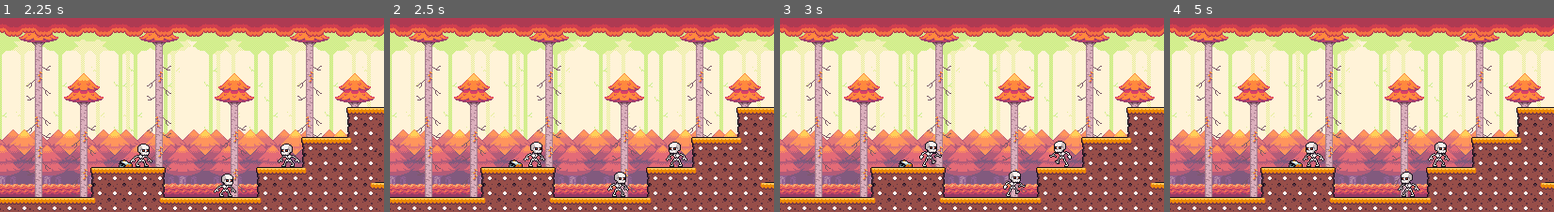
Above: before the commit, frames 1-4 (left to right).
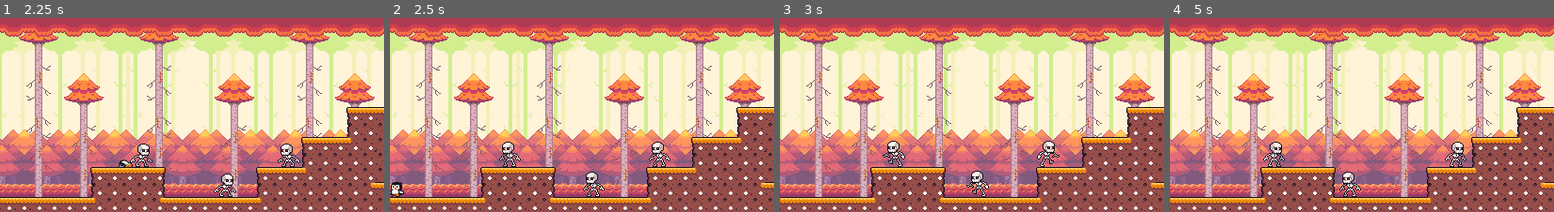
Above: after the commit, the same moments.

Repository: glVerdi/plataforma-2d
Game: Godot game, scene res://scene/forest.tscn
The game is run twice, just before and just after one commit, with the same random seed, the same clock (stepped at 60 frames per second) and the same inputs.
Inputs:
- Up to frame 1 (2.25 s): hold S (duck) 0.53-1.28 s; hold D (right) 0.53-2.03 s; tap W (jump) at 0.77, 1.52 s; tap S (duck) at 1.35 s; hold A (left) from 2.03 s (still down); hold S (duck) from 2.03 s (still down)
- Up to frame 2 (2.5 s): keep holding A (left); keep holding S (duck)
- Up to frame 3 (3 s): release A (left) at 2.78 s; release S (duck) at 2.78 s; hold D (right) from 2.78 s (still down); tap S (duck) at 2.85 s
- Up to frame 4 (5 s): tap W (jump) at 3.02, 3.77, 4.52 s; hold S (duck) 3.53-4.28 s; release D (right) at 4.28 s; hold A (left) from 4.28 s (still down); tap S (duck) at 4.35 s

Frame 1 is identical in both runs. In frame 2, 2.4% of the frame differs, in the area x 0-78%, y 63-93%; in frame 3, 2.1%; in frame 4, 2.3%.

Commit message:
Reload da Cena e Ajustes Importantes Antes do Ataque do Inimigo

Diff:
--- a/entities/player.tscn
+++ b/entities/player.tscn
@@ -183,15 +183,19 @@
 [node name="AnimatedSprite2D" type="AnimatedSprite2D" parent="." unique_id=182576396]
 z_index = 1
 sprite_frames = SubResource("SpriteFrames_i623q")
-animation = &"dead"
-frame = 1
-frame_progress = 1.0
+animation = &"idle"
 
 [node name="Hitbox" type="Area2D" parent="." unique_id=1279633057]
+collision_layer = 2
+collision_mask = 4
 
 [node name="CollisionShape2D" type="CollisionShape2D" parent="Hitbox" unique_id=1905118694]
 position = Vector2(0, 0.5)
 shape = SubResource("RectangleShape2D_6nm46")
 debug_color = Color(0.9649072, 4.813075e-07, 0.4928264, 0.41960785)
 
+[node name="ReloadTimer" type="Timer" parent="." unique_id=1787670220]
+one_shot = true
+
 [connection signal="area_entered" from="Hitbox" to="." method="_on_hitbox_area_entered"]
+[connection signal="timeout" from="ReloadTimer" to="." method="_on_reload_timer_timeout"]
--- a/entities/skeleton.tscn
+++ b/entities/skeleton.tscn
@@ -128,6 +128,8 @@
 shape = SubResource("CapsuleShape2D_fpmxe")
 
 [node name="Hitbox" type="Area2D" parent="." unique_id=1679224243]
+collision_layer = 4
+collision_mask = 2
 
 [node name="CollisionShape2D" type="CollisionShape2D" parent="Hitbox" unique_id=1986310031]
 position = Vector2(2, 3)
--- a/scene/forest.tscn
+++ b/scene/forest.tscn
@@ -140,26 +140,20 @@
 region_enabled = true
 region_rect = Rect2(0, 0, 576, 208)
 
-[node name="Tiles" type="Node" parent="." unique_id=1915347320]
+[node name="TileMaps" type="Node" parent="." unique_id=1915347320]
 
-[node name="Terrain" type="TileMapLayer" parent="Tiles" unique_id=367131889]
+[node name="Terrain" type="TileMapLayer" parent="TileMaps" unique_id=367131889]
 tile_map_data = PackedByteArray("AAAAAAwAAQACAAMAAAABAAwAAQACAAMAAAACAAwAAQACAAMAAAADAAwAAQACAAMAAAAEAAwAAQACAAMAAAAFAA …(1968 unchanged characters)…
 tile_set = ExtResource("2_2xpkg")
 
-[node name="FakeTerrain" type="TileMapLayer" parent="Tiles" unique_id=1847325169]
+[node name="FakeTerrain" type="TileMapLayer" parent="TileMaps" unique_id=1847325169]
 z_index = 2
 tile_map_data = PackedByteArray("AAAdAAkAAAAFAAIAAAAdAAoAAAAFAAIAAAAZAAkAAAAEAAQAAAAaAAkAAAAEAAQAAAAbAAkAAAAEAAQAAAAcAAkAAAAEAAQAAAAcAAoAAAAEAAQAAAAbAAoAAAAEAAQAAAAaAAoAAAAEAAQAAAAZAAoAAAAEAAQAAAA=")
 tile_set = SubResource("TileSet_64es3")
 
-[node name="Decoration" type="TileMapLayer" parent="Tiles" unique_id=2040630793]
+[node name="Decoration" type="TileMapLayer" parent="TileMaps" unique_id=2040630793]
 tile_map_data = PackedByteArray("AAAlAAsAAAADAAUAAAA=")
 tile_set = ExtResource("10_gwku7")
-
-[node name="Skeleton" parent="Tiles" unique_id=1027319150 instance=ExtResource("13_kmspj")]
-position = Vector2(128, 144)
-
-[node name="Skeleton2" parent="Tiles" unique_id=1975525303 instance=ExtResource("13_kmspj")]
-position = Vector2(287, 144)
 
 [node name="Camera" parent="." unique_id=1580563811 instance=ExtResource("9_jo4av")]
 position = Vector2(64, 146)
@@ -177,4 +171,10 @@
 [node name="Skeleton" parent="." unique_id=2057918616 instance=ExtResource("13_kmspj")]
 position = Vector2(217, 176)
 
+[node name="Skeleton2" parent="." unique_id=1027319150 instance=ExtResource("13_kmspj")]
+position = Vector2(128, 144)
+
+[node name="Skeleton3" parent="." unique_id=1975525303 instance=ExtResource("13_kmspj")]
+position = Vector2(287, 144)
+
 [editable path="LevelEnd"]
--- a/scripts/player.gd
+++ b/scripts/player.gd
@@ -12,6 +12,7 @@
 
 @onready var anim: AnimatedSprite2D = $AnimatedSprite2D
 @onready var collision_shape: CollisionShape2D = $CollisionShape2D
+@onready var reload_timer: Timer = $ReloadTimer
 
 @export var max_speed = 180.0
 @export var acceleration = 400
@@ -88,6 +89,7 @@
 	status = PlayerState.dead
 	anim.play("dead")
 	velocity = Vector2.ZERO
+	reload_timer.start()
 
 func idle_state(delta):
 	move(delta)
@@ -207,4 +209,8 @@
 		go_to_jump_state()
 	else:
 		# Player morre
-		go_to_dead_state()
+		if status != PlayerState.dead:
+			go_to_dead_state()
+
+func _on_reload_timer_timeout() -> void:
+	get_tree().reload_current_scene()
